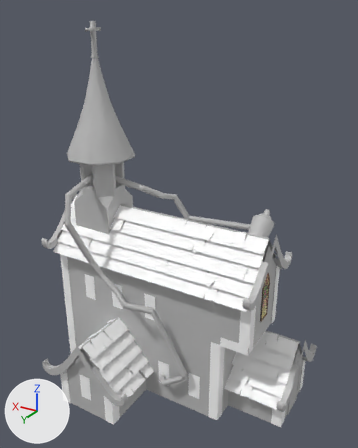
The FBX model FunGame/Assets/Assets/EnvironmentAssets/NewVenice/SongHouse/Songbirds House.fbx, before and after one commit.
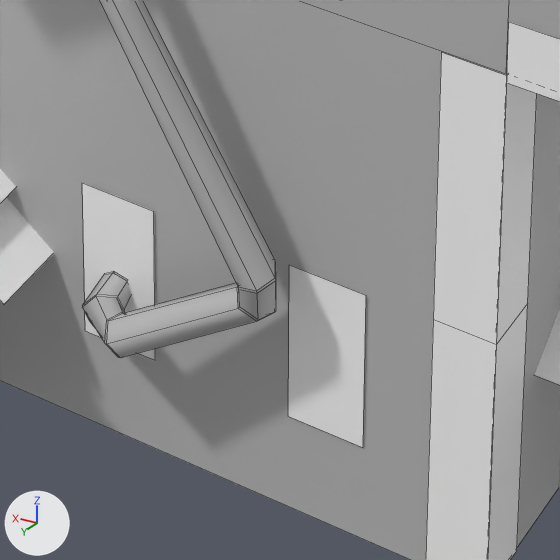
The first picture shows the older version from a camera (50 mm lens) standing at (-0.135, 0.238, 0.237) and looking at (0.009, -0.001, 0.118). The close-ups show both versions on the part from 41% to 64% of the width and 75% to 93% of the height of that picture; other places that the commit changed are outside them. Lighting does not change. The marker at lower left points along +X, +Y and +Z. The close-ups show mesh edges as thin lines. Where no turn or scale is listed for an object, it has been applied to the vertices.

Names of what the first close-up shows: 'HouseBase', 'RoofTiles24.004', 'Tube2', 'Window', 'Window1', 'polySurface23.003', 'trim', 'trim1', 'trim7'.
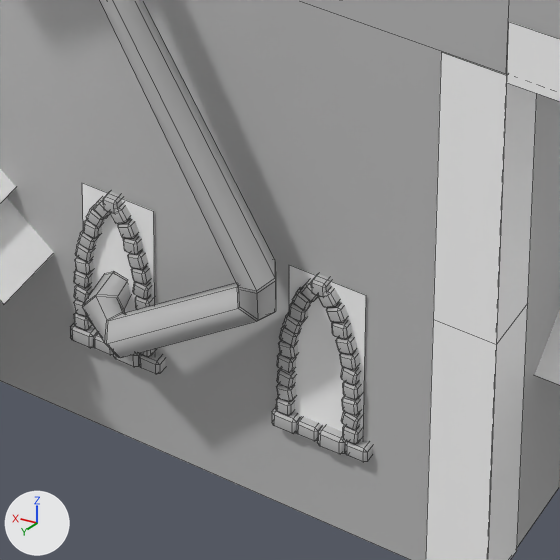
Location of each change, [x1, y1, x2, y2] in pixels of the close-ups (560 x 560 px):
'Window7', added: after [272, 274, 372, 462]
'Window6', added: after [70, 192, 165, 374]

What the commit changed:
Mesh me_mesh_038_1 is new.
It has 600 vertices, 650 faces and spans x -0.0051..0.0051, y -0.001..0.001, z -0.0094..0.0094.
It uses material mat_lambert1 (grey #bcbcbc).
Object 'Window6' (ob_window6) is new; it shows me_mesh_038_1.
Its location is (0.0071, 0.021, 0.0194).
Object 'Window7' (ob_window7) is new; it shows a copy of me_mesh_038_1.
Its location is (-0.0154, 0.021, 0.0194).
